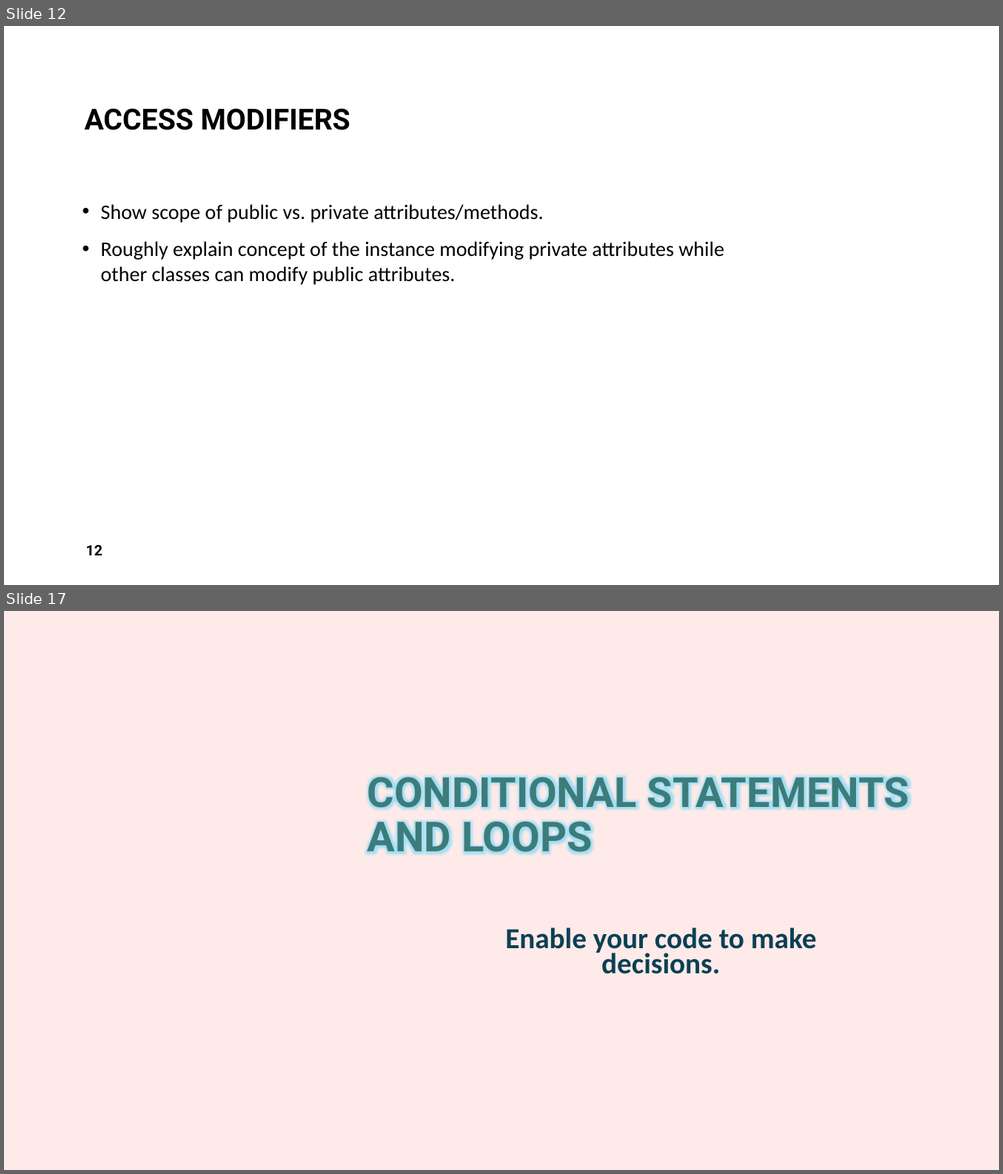
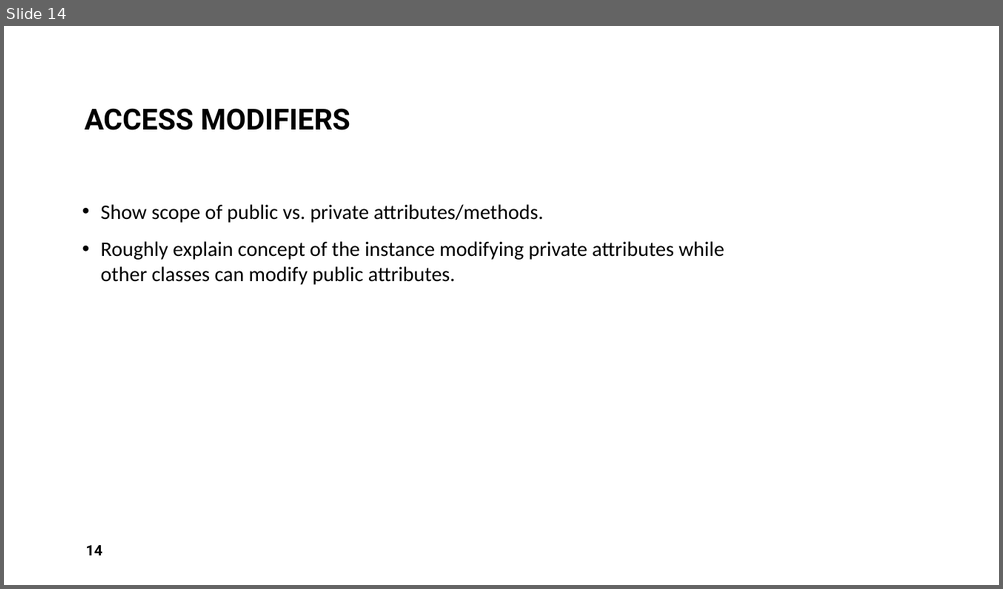
Before and after one commit to AlmightyHairball/RobotJavaClass2024, a slide deck: Presentation/Part-2.pptx. Shown one above the other, each under a label of ours: slides 12 and 17 before the commit, slide 14 after it; the slides between them are not shown. The pictures are 1003x1174 and 1003x589 pixels, drawn with LibreOffice and Linux fonts; fonts in the diff are those of the drawing; background and template pictures are left out. Boxes give left, top, right and bottom in pixels: in the first picture for what was removed or moved away, otherwise in the second. Text is boxed around its words. In the diff, an @@ line names an element or a change of style, - is before the commit and + after.

```diff
--- a/Presentation/Part-2.pptx
+++ b/Presentation/Part-2.pptx
@@ slide 17 removed at box(4, 611, 999, 1170), background #FDEAE9 @@
@@ title removed at box(367, 769, 909, 862) @@
-CONDITIONAL STATEMENTS AND LOOPS
@@ text removed at box(505, 928, 817, 974) @@
-Enable your code to make decisions.
@@ what was slide 12 is now slide 14 @@
@@ page number at box(86, 545, 102, 556): text changed @@
-12
+14
```
Also in this commit, not shown: 1 slide changed, 2 slides added, 12 other slides removed, 1 other file.
